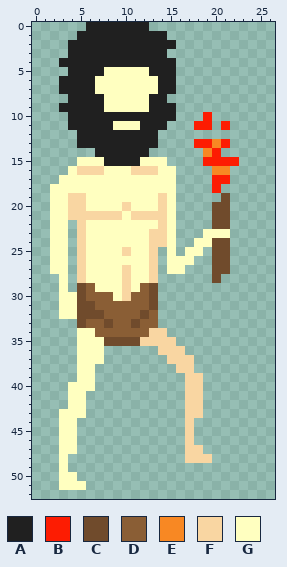
Pixel-art sprite, stored at sprites/images/spr_player_move_1_2.png. Above: the version before the commit.
The file is 27x53 pixels.
Palette (. is transparent): A #202020  B #fd1c02  C #704b2c  D #8a5e35  E #f88823  F #f9d6a2  G #ffffc0
Pixels before, first column x 2:
 0 ....AAAAAAA..........
 1 ...AAAAAAAAAA........
 2 ..AAAAAAAAAAAA.......
 3 ..AAAAAAAAAAA........
 4 .AAAAAAAAAAAAA.......
 5 ..AAAAGGGGGAAA.......
 6 .AAAAGGGGGGGAA.......
 7 .AAAAGGGGGGGAA.......
 8 ..AAAAGGGGGAA........
 9 .AAAAAGGGGGAAA.......
10 ..AAAAAAAAAAAA...B...
11 ..AAAAAGGGAAA...BB.B.
12 ...AAAAAAAAA.........
13 ...AAAAAAAAA....BBEB.
14 .....AAAAAA......EB..
15 ...GGGAAAAGGG....BBBB
16 ..GFFFGGGFFFGG....EE.
17 .GGGGGGGGGGGGG....BB.
18 GGGGGGGGGGGGGG....B..
19 GGFFGGGGGGGGFG.....C.
20 GGFFGGGGFGGGFG....CC.
21 GGFFFFFFGFFFFG....CC.
22 GG.FGGGGGGGGFG....CC.
23 GG.FGGGGGGGFFG...GGG.
24 GG.FGGGGGGGFFG..GGCC.
25 GG.FGGGGFGGF.G.GG.CC.
26 GG.FGGGGGGGF.GGG..CC.
27 GG.FGGGGFGGF.GG...CC.
28 .G.FGGGGFGGF......C..
29 .G.CDGGGFGDC.........
30 .GGCDDDGFDDC.........
31 .GGCCDDDDDDC.........
32 .GGCCCDDDDCD.........
33 ...CDDCDDCDD.........
34 ...GGDDDDDDFF........
35 ...GGGCCCCFFFF.......
36 ...GGG......FFF......
37 ...GGG.......FFF.....
38 ...GG.........FF.....
39 ...GG..........FF....
40 ..GGG..........FF....
41 ..GG...........FF....
42 ..GG...........FF....
43 .GGG...........FF....
44 .GG............F.....
45 .GG............F.....
46 .GG............F.....
47 .GG............FF....
48 .G.............FFF...
49 .G...................
50 .GG..................
51 .GGG.................
Now the later version:
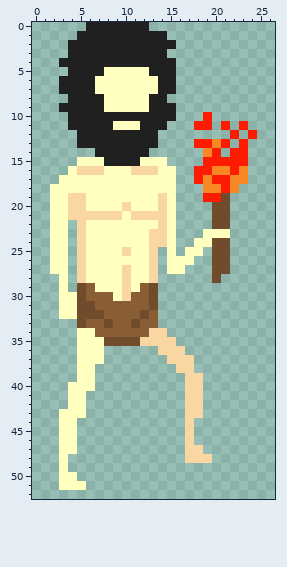
Difference:
y 11: x 23 . -> B
y 12: x 22 . -> B; x 24 . -> B
y 13: x 23 . -> B
y 14: x 22..23 .. -> BB
y 15: x 23 . -> B
y 16: x 18..19 .. -> BB; x 22..23 .. -> BE
y 17: x 18..19 .. -> BE; x 22..23 .. -> EE
y 18: x 19..22 .B.. -> EEBE
y 19: x 19..20 .. -> BB
Where, in picture pixels (left, top, right, bottom), the same in both pictures:
changed: (194, 121, 257, 202)
